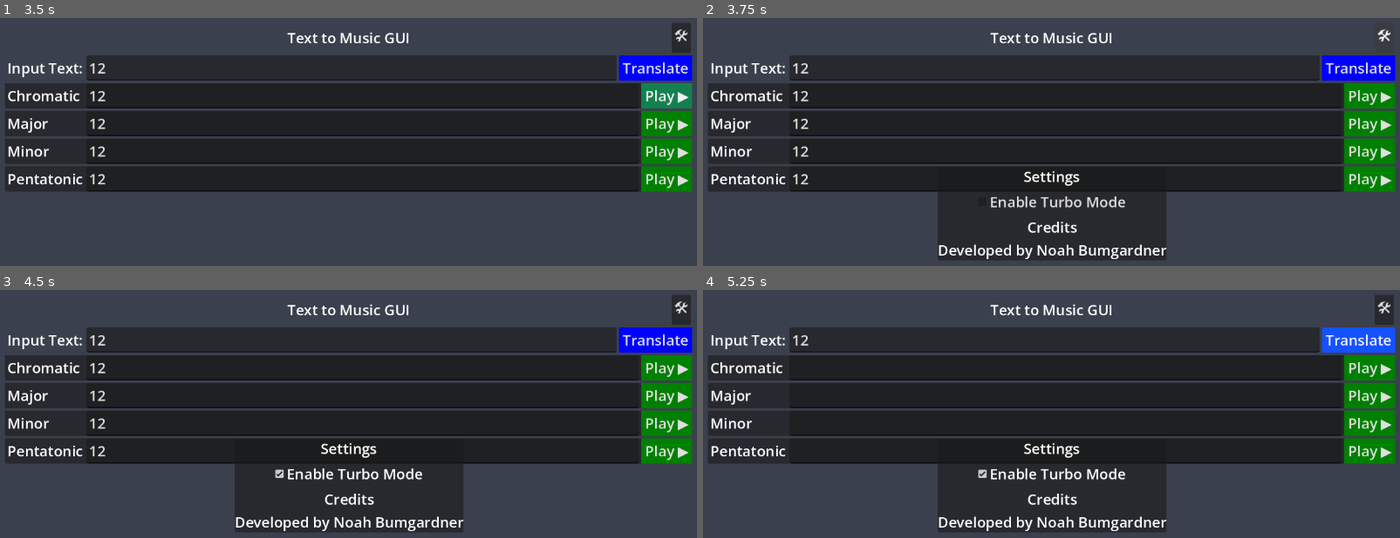
Above: before the commit, frames 1-4 (two rows, left to right).
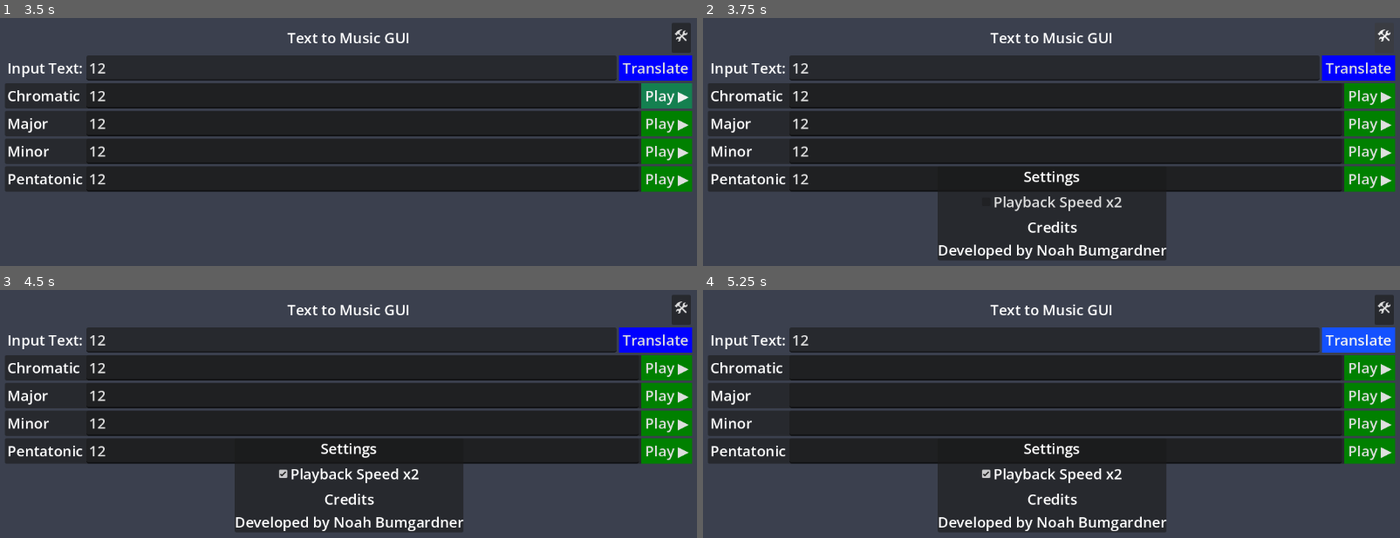
Above: after the commit, the same moments.

Repository: NBumgardner/text-to-music-gui-2015
Game: Godot game, scene res://scenes/text_to_music_gui/text_to_music_gui.tscn
Same seed, same stepped clock (60 frames per second), same inputs: the game is played once before the commit and once after it.
Inputs (mouse positions are in pixels of both pictures, inside the frame that each line leads up to):
- Up to frame 1 (3.5 s): click (348, 67) at 0.52 s; type "12" at 0.6 s; click (362, 94) at 0.75 s; type "12" at 0.83 s; click (362, 124) at 0.98 s; type "12" at 1.07 s; click (362, 151) at 1.27 s; type "12" at 1.35 s; click (362, 179) at 1.5 s; type "12" at 1.58 s; click "Play ▶" at 2 s; click "Play ▶" at 2.75 s
- Up to frame 2 (3.75 s): click "🛠" at 3.5 s
- Up to frame 3 (4.5 s): click "Enable Turbo Mode" (after the commit: "Playback Speed x2") at 4.25 s
- Up to frame 4 (5.25 s): click "Translate" at 5 s

Frame 1 is identical in both runs. In frame 2, 0.6% of the frame differs, in the area x 41-61%, y 71-78%; in frame 3, 0.6%, in the area x 39-61%, y 71-78%; in frame 4, 0.6%.

Commit message:
Rename Turbo to Playback Speed x2

Diff:
--- a/v2-godot/scenes/settings_menu/settings_menu.tscn
+++ b/v2-godot/scenes/settings_menu/settings_menu.tscn
@@ -18,10 +18,10 @@
 text = "Settings"
 horizontal_alignment = 1
 
-[node name="CheckBox" type="CheckBox" parent="VBoxContainer" unique_id=246409762]
+[node name="CheckBoxPlaybackSpeedFaster" type="CheckBox" parent="VBoxContainer" unique_id=246409762]
 layout_mode = 2
 size_flags_horizontal = 4
-text = "Enable Turbo Mode"
+text = "Playback Speed x2"
 
 [node name="LabelCredits" type="Label" parent="VBoxContainer" unique_id=1849461927]
 layout_mode = 2
@@ -32,4 +32,4 @@
 layout_mode = 2
 text = "Developed by Noah Bumgardner"
 
-[connection signal="toggled" from="VBoxContainer/CheckBox" to="." method="_on_check_box_toggled"]
+[connection signal="toggled" from="VBoxContainer/CheckBoxPlaybackSpeedFaster" to="." method="_on_check_box_toggled"]
